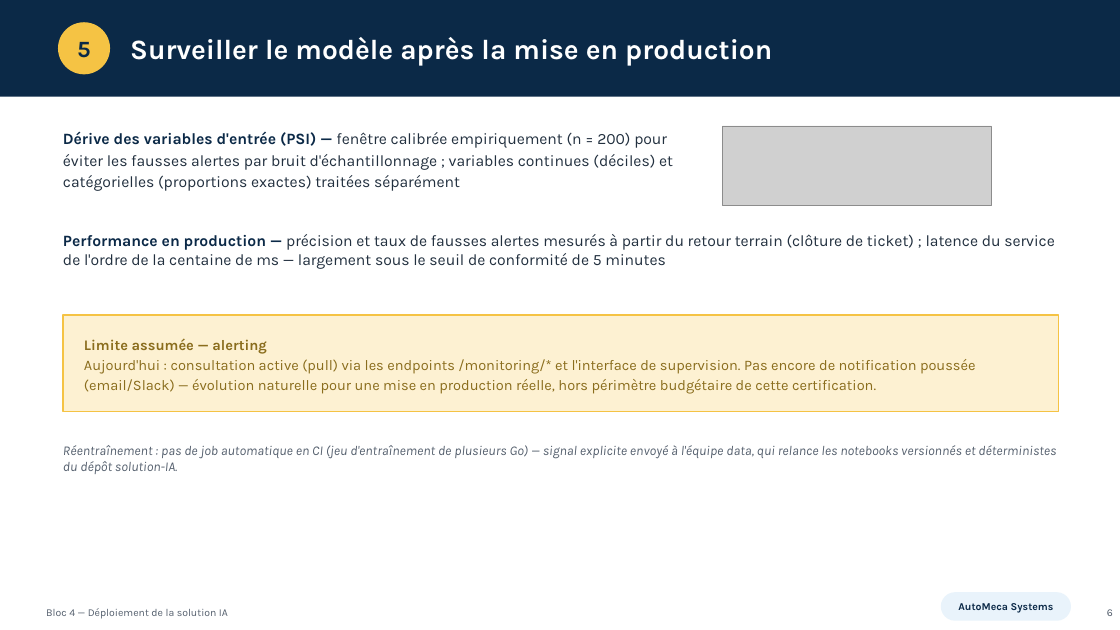
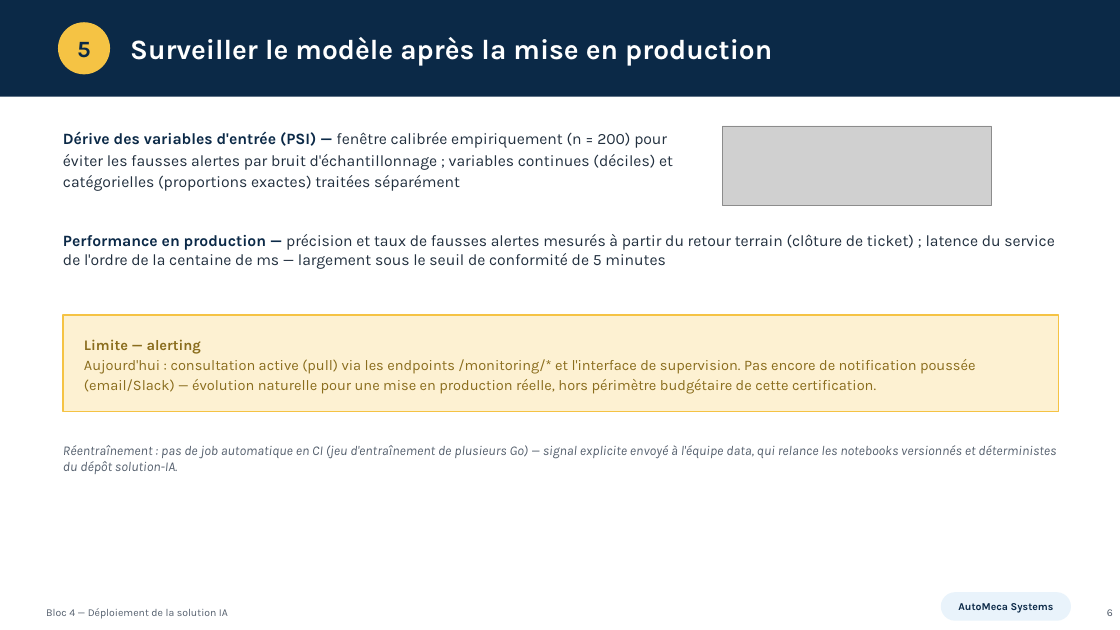
Before and after one commit to Elijoelemile/Bloc4-AutoMeca-Maintenance-Predictive-IoT-CICD, a slide deck: slide 6 of Slides - Bloc 4.pptx. Drawn at 1120x630 pixels with LibreOffice and Linux fonts; fonts in the diff are those of the drawing; grey boxes stand for pictures. Boxes give left, top, right and bottom in pixels: in the first picture for what was removed or moved away, otherwise in the second. Text is boxed around its words. In the diff, an @@ line names an element or a change of style, - is before the commit and + after.

Commit message:
retire assumee du mot limite dans les slides

```diff
--- a/Slides - Bloc 4.pptx
+++ b/Slides - Bloc 4.pptx
@@ text at <box>84,339,201,354</box>: text changed @@
-Limite assumée — alerting
+Limite — alerting
```
Also in this commit, not shown: 2 other slides changed.
